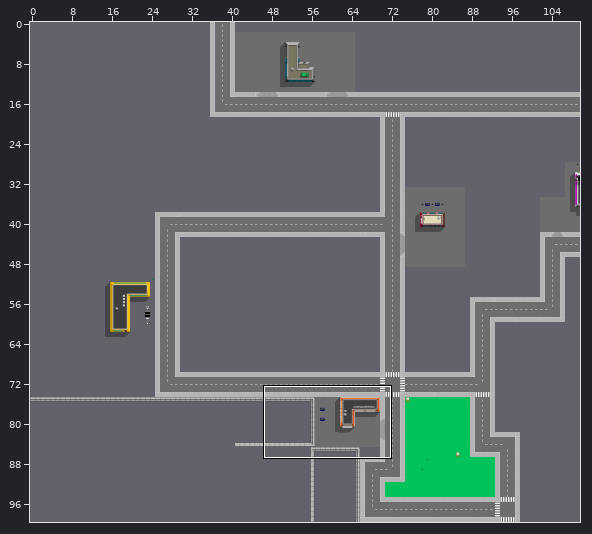
An edit to a level. Tiled map, src/main/resources/img/tiled/world_lite.tmx. The first picture is a wide view before the edit; the outline marks the close-up.
Close-up. As it was:
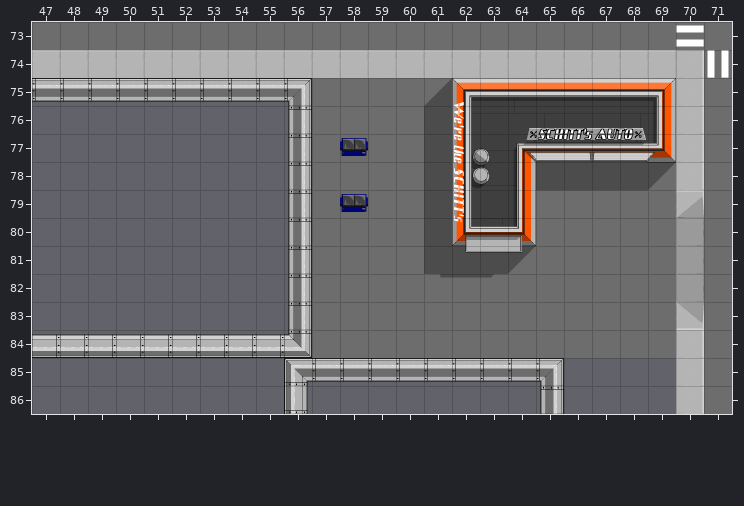
Cells are 80x80 px. Shown: x 47..71, y 73..86. The commit also changed other parts of the map, which this record leaves out.
And afterwards:
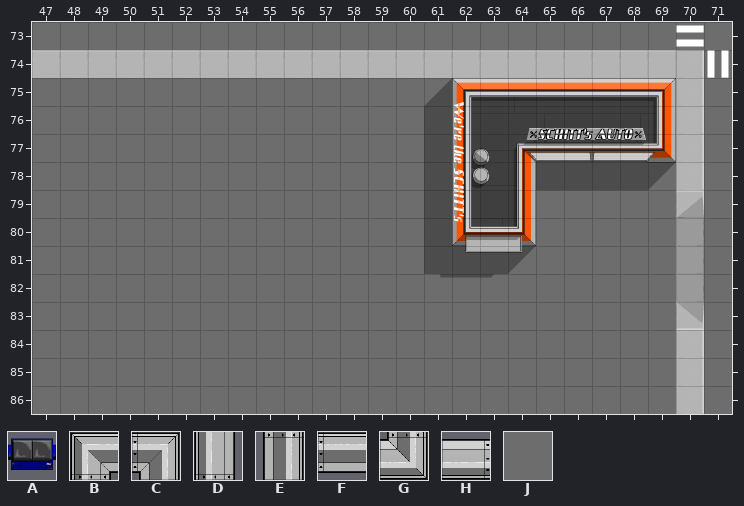
Key: from "Collidables": A 0; from "street_sidewalk_2": B 3, C 4, D 8, E 9, F 11, G 14, H 16; from "street_sidewalk_anew": J 1.
_ is an empty cell, . an unchanged one.
Difference:
--- layer "Background"
@@ x 47..65 @@
-75 __________.........
-76 ........._.........
-77 ........._.........
-78 ........._.........
-79 ........._.........
-80 ........._.........
-81 ........._.........
-82 ........._.........
-83 ........._.........
-84 __________.........
-85 .........__________
-86 ........._........_
+75 JJJJJJJJJJ.........
+76 .........J.........
+77 .........J.........
+78 .........J.........
+79 .........J.........
+80 .........J.........
+81 .........J.........
+82 .........J.........
+83 .........J.........
+84 JJJJJJJJJJ.........
+85 .........JJJJJJJJJJ
+86 .........J........J
--- layer "Buildings"
@@ x 47..65 @@
-75 FFFFFFFFFC.........
-76 .........E.........
-77 .........E.........
-78 .........E.........
-79 .........E.........
-80 .........E.........
-81 .........E.........
-82 .........E.........
-83 .........E.........
-84 HHHHHHHHHG.........
-85 .........BFFFFFFFFC
-86 .........D........E
+75 __________.........
+76 ........._.........
+77 ........._.........
+78 ........._.........
+79 ........._.........
+80 ........._.........
+81 ........._.........
+82 ........._.........
+83 ........._.........
+84 __________.........
+85 .........__________
+86 ........._........_
--- layer "Collidables" (now hidden)
@@ x 58..58 @@
-77 A
+77 _
@@ x 58..58 @@
-79 A
+79 _
Boxes around the changes in both close-ups, in picture pixels (x1, y1, x2, y2):
changed: (32, 78, 564, 414)
